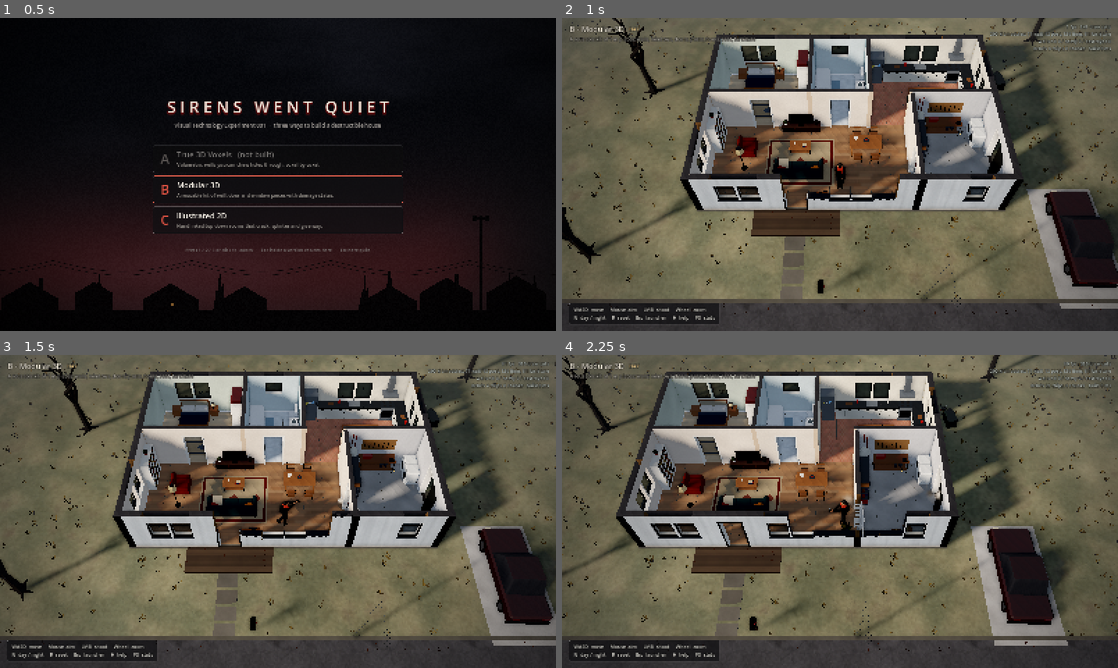
Above: before the commit, frames 1-4 (two rows, left to right).
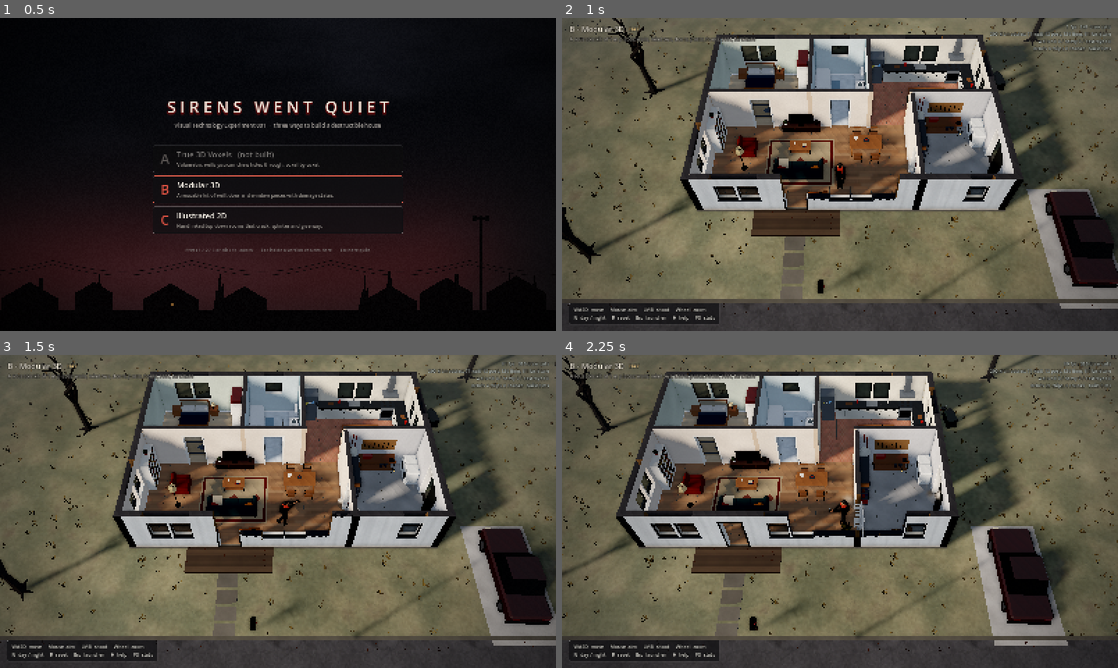
Above: after the commit, the same moments.

Repository: crosenlund79/SirensWentQuiet
Game: Godot game, scene res://src/launcher/launcher.tscn
Two runs of this game, one before a commit and one after it. Both use one fixed random seed, a clock stepped at 60 frames per second and the inputs below.
Inputs (mouse positions are in pixels of both pictures, inside the frame that each line leads up to):
- Up to frame 1 (0.5 s): no input
- Up to frame 2 (1 s): click (840, 190) at 0.52 s
- Up to frame 3 (1.5 s): tap Enter at 1.25 s; move the mouse to (400, 495) at 1.27 s; press the mouse at (400, 495) at 1.28 s; hold D (move_right) from 1.28 s (still down)
- Up to frame 4 (2.25 s): release D (move_right) at 2 s; release the mouse at (962, 495) at 2 s; drag from (728, 527) to (812, 574) at 2.02 s

Frame 1 is identical in both runs. In frame 2, 0.1% of the frame differs, in the area x 0-100%, y 0-93%; in frame 3, 0.1%; in frame 4, 0.2%.

Commit message:
Version B: kit sheet scenario, cut-top aiming, notes, fixes
Fix freed-enemy array erase, restore global shadow filter on exit,
dissolve tall props in front of the player, docs/experiment-001/modular.md.

Co-Authored-By: Claude Opus 5.5 <noreply@anthropic.com>
Claude-Session: https://claude.ai/code/session_01HoR6KDjNnKeBhyJgYyUCwz

Diff:
--- a/src/modular/kit/kit.gdshader
+++ b/src/modular/kit/kit.gdshader
@@ -83,7 +83,7 @@
 	vec3 wn = normalize(v_wnrm);
 	vec3 vcol = srgb(COLOR.rgb);
 
-	if (!FRONT_FACING && L != 26) {
+	if (!FRONT_FACING && L <= 7) {
 		// Looking into a cut wall: draw the solid section ("poche") cap.
 		ALBEDO = cap_color.rgb;
 		ROUGHNESS = 0.95;
@@ -284,7 +284,7 @@
 		// hand-painted variation across big surfaces
 		col *= 1.0 + paint_noise * 0.08;
 
-		vec3 n = wn;
+		vec3 n = FRONT_FACING ? wn : -wn;
 		if (textured && bump > 0.0) {
 			float e = 1.0 / 512.0;
 			vec2 u0 = uv / tile;
--- a/src/modular/kit/mod_wall.gd
+++ b/src/modular/kit/mod_wall.gd
@@ -245,9 +245,7 @@
 		_shapes.erase(_glass_shape)
 		_glass_shape.queue_free()
 		_glass_shape = null
-	if state == State.INTACT:
-		# frame stays, glass gone: show the empty frame with a few shards
-		_set_body_mesh(ModWallGeometry.intact(self))
+	# the frame stays (part of the body mesh); only the pane and its collider go
 
 
 # --- bullet holes and cracks -------------------------------------------------------------
--- a/src/modular/kit/mod_wall_geometry.gd
+++ b/src/modular/kit/mod_wall_geometry.gd
@@ -105,10 +105,6 @@
 				var pts := _jagged(c, Vector2(rng.randf_range(0.05, 0.12), rng.randf_range(0.04, 0.09)), 9, rng, 0.35)
 				mm.set_mat(M.L_GYPSUM, Color(0.72, 0.71, 0.68), s)
 				mm.flat_poly(pts, z, nz)
-	# a chunk knocked out of the wall top
-	mm.set_mat(M.L_GYPSUM, Color(0.6, 0.58, 0.55), 0)
-	var cx := rng.randf_range(0.2, w.length - 0.3)
-	mm.cbox(Vector3(cx, H - 0.025, 0), Vector3(rng.randf_range(0.08, 0.16), 0.06, t * 0.6))
 	return mm.commit()
 
 
@@ -191,7 +187,7 @@
 			pts.append(c + Vector3(cos(a) * rng.randf_range(0.35, 0.55), 0.0, sin(a) * rng.randf_range(0.15, 0.32)))
 		var top := c + Vector3(0, rng.randf_range(0.05, 0.1), 0)
 		for k in 9:
-			mm.tri(pts[k], pts[(k + 1) % 9], top, Vector3.ZERO)
+			mm.tri(pts[k], pts[(k + 1) % 9], top, Vector3.UP)
 	# chunks: boards, drywall plates, studs, insulation tufts
 	var outside := w.outside
 	for i in 22:
--- /dev/null
+++ b/src/modular/kit_sheet.gd
@@ -0,0 +1,103 @@
+class_name ModKitSheet
+extends Node3D
+## Presentation only (--scenario=kit): every kit piece laid out on the lawn
+## outside the yard, labelled, including each wall damage state. The pieces
+## are the same classes the house is assembled from, standing on their own.
+
+const M := preload("res://src/modular/kit/mod_materials.gd")
+const SPACING := 1.45
+
+
+func _ready() -> void:
+	var x := 0.0
+	# row 1: exterior wall, window, doors
+	for s in [ModWall.State.INTACT, ModWall.State.DAMAGED, ModWall.State.HEAVY, ModWall.State.DESTROYED]:
+		_wall(Vector3(x, 0, 0), ModWall.Kind.SOLID, true, s, ["exterior wall", "damaged", "heavy damage", "destroyed"][s])
+		x += SPACING
+	_wall(Vector3(x, 0, 0), ModWall.Kind.WINDOW, true, ModWall.State.INTACT, "window")
+	x += SPACING
+	var broken := _wall(Vector3(x, 0, 0), ModWall.Kind.WINDOW, true, ModWall.State.INTACT, "glass shot out")
+	broken.take_hit(Vector3(0.5, 1.5, 0), 1, true)
+	broken.take_hit(Vector3(0.5, 1.5, 0), 1, true)
+	x += SPACING
+	_wall(Vector3(x, 0, 0), ModWall.Kind.WINDOW, true, ModWall.State.HEAVY, "window, heavy")
+	x += SPACING
+	_door(Vector3(x, 0, 0), "front", "front door")
+	x += SPACING
+	_door(Vector3(x, 0, 0), "interior", "interior door")
+	# row 2: interior wall states, posts, floor tiles, roof panel
+	x = 0.0
+	var z := 3.0
+	for s in [ModWall.State.INTACT, ModWall.State.DAMAGED, ModWall.State.HEAVY, ModWall.State.DESTROYED]:
+		_wall(Vector3(x, 0, z), ModWall.Kind.SOLID, false, s, ["interior wall", "damaged", "heavy damage", "destroyed"][s])
+		x += SPACING
+	for size in [0.3, 0.2]:
+		var p := ModPost.new()
+		p.size = size
+		p.plan_pos = Vector2(-50, -50)
+		p.position = Vector3(x + 0.3, 0, z)
+		add_child(p)
+		_label(Vector3(x + 0.3, 0, z + 1.05), "post %.1f" % size)
+		x += 0.9
+	x += 0.3
+	var finishes := [["wood", M.L_FLOOR_WOOD], ["ash", M.L_FLOOR_WOOD_LIGHT], ["tile", M.L_FLOOR_TILE], ["terracotta", M.L_FLOOR_KITCHEN], ["concrete", M.L_CONCRETE]]
+	for f in finishes:
+		var tile := MeshInstance3D.new()
+		tile.mesh = ModFloorKit.tile_mesh(f[1])
+		tile.material_override = M.kit()
+		tile.position = Vector3(x, 0, z - 0.5)
+		add_child(tile)
+		_label(Vector3(x + 0.5, 0, z + 1.05), f[0])
+		x += 1.4
+
+
+func _wall(at: Vector3, kind: int, exterior: bool, state: int, text: String) -> ModWall:
+	var m := ModWall.new()
+	m.kind = kind
+	m.exterior = exterior
+	m.outside = 0 if exterior else -1
+	m.thickness = HousePlan.EXTERIOR_THICKNESS if exterior else HousePlan.INTERIOR_THICKNESS
+	m.tint_a = M.ROOM_PAINT["living"] if not exterior else Color.WHITE
+	m.tint_b = M.ROOM_PAINT["kitchen"]
+	m.seed = int(at.x * 10.0 + at.z * 100.0) + 3
+	m.world_x0 = at.x
+	m.position = at
+	m.collision_layer = 0
+	add_child(m)
+	m.collision_layer = 0
+	if state != ModWall.State.INTACT:
+		for k in 6:
+			m.take_hit(Vector3(randf_range(0.15, 0.85), randf_range(0.4, 2.0), m.thickness * 0.5), 0, true)
+		m.set_state(state)
+	_label(at + Vector3(0.5, 0, 1.05), text)
+	return m
+
+
+func _door(at: Vector3, style: String, text: String) -> void:
+	var m := ModWall.new()
+	m.kind = ModWall.Kind.DOOR
+	m.exterior = style != "interior"
+	m.outside = 0 if m.exterior else -1
+	m.thickness = HousePlan.EXTERIOR_THICKNESS if m.exterior else HousePlan.INTERIOR_THICKNESS
+	m.door_style = style
+	m.door_swing = -1.0
+	m.tint_b = M.ROOM_PAINT["living"]
+	m.tint_a = M.ROOM_PAINT["bedroom"]
+	m.position = at
+	add_child(m)
+	m.collision_layer = 0
+	_label(at + Vector3(0.5, 0, 1.05), text)
+
+
+func _label(at: Vector3, text: String) -> void:
+	var l := Label3D.new()
+	l.text = text
+	l.font_size = 40
+	l.pixel_size = 0.0042
+	l.modulate = Color(0.92, 0.9, 0.84)
+	l.outline_modulate = Color(0.05, 0.05, 0.06, 0.9)
+	l.outline_size = 10
+	l.rotation_degrees = Vector3(-90, 0, 0)
+	l.position = at + Vector3(0, 0.03, 0)
+	l.shaded = false
+	add_child(l)
--- a/src/modular/mod_house.gd
+++ b/src/modular/mod_house.gd
@@ -224,7 +224,7 @@
 		var pos: Vector2 = d["pos"]
 		var dy := pos.y - player.y
 		var want := dy > -0.5 and dy < 6.0 and absf(pos.x - player.x) < 1.8 + maxf(dy, 0.0) * 0.3
-		var goal := 0.85 if want else 0.0
+		var goal := 1.0 if want else 0.0
 		var fv: float = goal if instant else move_toward(d["fade"], goal, delta / 0.3)
 		if fv != d["fade"]:
 			d["fade"] = fv
@@ -260,6 +260,25 @@
 	if collider is ModPost:
 		return point.y > (collider as ModPost).cut + 0.02
 	return false
+
+
+## Where a camera ray meets the visible top of a cut-down module, or null.
+func cut_top_hit(collider: Object, from: Vector3, dir: Vector3) -> Variant:
+	if not (collider is ModWall or collider is ModPost) or absf(dir.y) < 0.01:
+		return null
+	var node := collider as Node3D
+	var h: float = node.get("cut")
+	var p := from + dir * ((h - from.y) / dir.y)
+	var local := node.to_local(p)
+	if collider is ModWall:
+		var m := collider as ModWall
+		if m.state == ModWall.State.DESTROYED:
+			return null
+		if local.x >= 0.0 and local.x <= m.length and absf(local.z) <= m.thickness * 0.5 + 0.01:
+			return p
+	elif absf(local.x) <= (collider as ModPost).size * 0.5 and absf(local.z) <= (collider as ModPost).size * 0.5:
+		return p
+	return null
 
 
 ## Force every module to a cut level now (scenarios / screenshots).
--- a/src/modular/mod_lighting.gd
+++ b/src/modular/mod_lighting.gd
@@ -121,6 +121,12 @@
 	layer.add_child(rect)
 
 
+func _exit_tree() -> void:
+	# the soft-shadow filter is global: give other scenes the project defaults back
+	RenderingServer.directional_soft_shadow_filter_set_quality(ProjectSettings.get_setting("rendering/lights_and_shadows/directional_shadow/soft_shadow_filter_quality", 2))
+	RenderingServer.positional_soft_shadow_filter_set_quality(ProjectSettings.get_setting("rendering/lights_and_shadows/positional_shadow/soft_shadow_filter_quality", 2))
+
+
 func _add_practical(l: Dictionary) -> void:
 	var p: Vector2 = l["pos"]
 	var h: float = l["height"]
--- a/src/modular/modular_demo.gd
+++ b/src/modular/modular_demo.gd
@@ -8,7 +8,7 @@
 ## the same frame. See docs/experiment-001/modular.md.
 ##
 ## Extra command-line user args (after --), for screenshots:
-##   --scenario=overview|exterior|damage|breach|enemies|shooting
+##   --scenario=overview|exterior|damage|breach|enemies|shooting|kit
 
 const ENEMY_LAYER := 8
 const AIM_MASK := 1 | 2 | 8 | 16
@@ -37,6 +37,7 @@
 var _scenario_aim := Vector3.ZERO
 var _build_ms := 0
 var _quiet_changes := false
+var _cam_override := Vector3.INF
 
 
 func _ready() -> void:
@@ -114,10 +115,7 @@
 		_fire_at(aim_point)
 	var pp := player.plan_pos()
 	var alive := 0
-	for e in enemies.duplicate():
-		if not is_instance_valid(e):
-			enemies.erase(e)
-			continue
+	for e in enemies:
 		e.player_pos = pp
 		if e.alive:
 			alive += 1
@@ -127,7 +125,7 @@
 
 
 func _process(delta: float) -> void:
-	cam.follow(player.global_position + Vector3(0, 1, 0), delta)
+	cam.follow(player.global_position + Vector3(0, 1, 0) if _cam_override == Vector3.INF else _cam_override, delta)
 	house.update_view(player.plan_pos(), delta)
 	if scenario != "":
 		_scenario_t += delta
@@ -158,6 +156,10 @@
 		if hit.is_empty():
 			break
 		if house.is_hidden(hit["collider"], hit["position"]):
+			# aim at the visible cut top if the ray reaches it, else look past
+			var top: Variant = house.cut_top_hit(hit["collider"], from, dir)
+			if top != null:
+				return top
 			ex.append(hit["rid"])
 			q.exclude = ex
 			continue
@@ -232,6 +234,7 @@
 	e.global_position = Vector3(p.x, 0, p.y)
 	e.player_pos = player.plan_pos()
 	e.swung.connect(_on_enemy_swung)
+	e.tree_exiting.connect(enemies.erase.bind(e))
 	enemies.append(e)
 	if _night:
 		e.figure.set_param("rim", 0.25)
@@ -392,6 +395,17 @@
 			enemies[1].hit(Vector3(0.2, 0, 1))
 			for e in enemies:
 				e.figure.animate(0.0)
+		"kit":
+			var sheet := ModKitSheet.new()
+			sheet.name = "KitSheet"
+			sheet.position = Vector3(-6.0, 0, -15.5)
+			add_child(sheet)
+			debug_teleport_player(Vector2(1.0, -5.5))
+			house.roof_mode = "shown"
+			cam.set_distance(14.5)
+			_cam_override = Vector3(1.3, 1.0, -12.6)
+			cam.snap(_cam_override)
+			_scenario_aim = Vector3(1.0, 1.0, -12.0)
 		"shooting":
 			debug_teleport_player(Vector2(6.3, 7.0))
 			cam.set_distance(12.0)
--- a/tests/modular/test_modular_kit.gd
+++ b/tests/modular/test_modular_kit.gd
@@ -135,6 +135,10 @@
 	check(house.is_hidden(front, front.to_global(Vector3(0.5, 2.0, 0.15))), "upper part of a cut module is hidden for aiming")
 	check(not house.is_hidden(front, front.to_global(Vector3(0.5, 0.5, 0.15))), "lower part still solid")
 	check(house.roof.fade > 0.99, "roof hidden while inside")
+	var top_world := front.to_global(Vector3(0.5, 0.0, 0.0))
+	var from := top_world + Vector3(0, 10, 6)
+	var top: Variant = house.cut_top_hit(front, from, (Vector3(top_world.x, front.cut, top_world.z) - from).normalized())
+	check(top != null and absf((top as Vector3).y - front.cut) < 0.01, "aiming at a cut module lands on its visible top")
 
 
 func test_enemy_wall_swing_damages_the_nearest_module() -> void:
Not shown, added: src/modular/kit_sheet.gd.uid
Not shown, added: docs/experiment-001/modular.md
